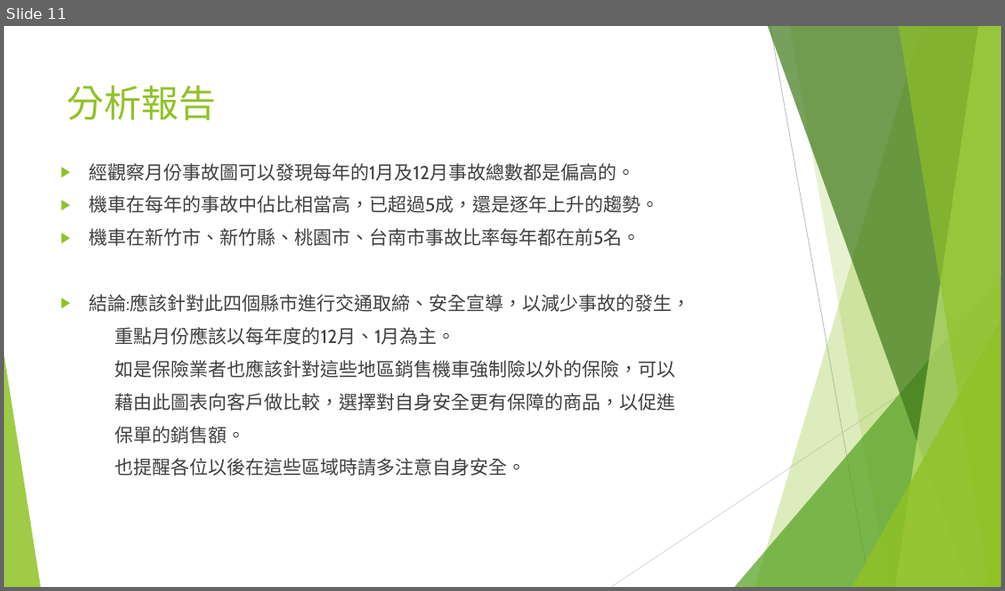
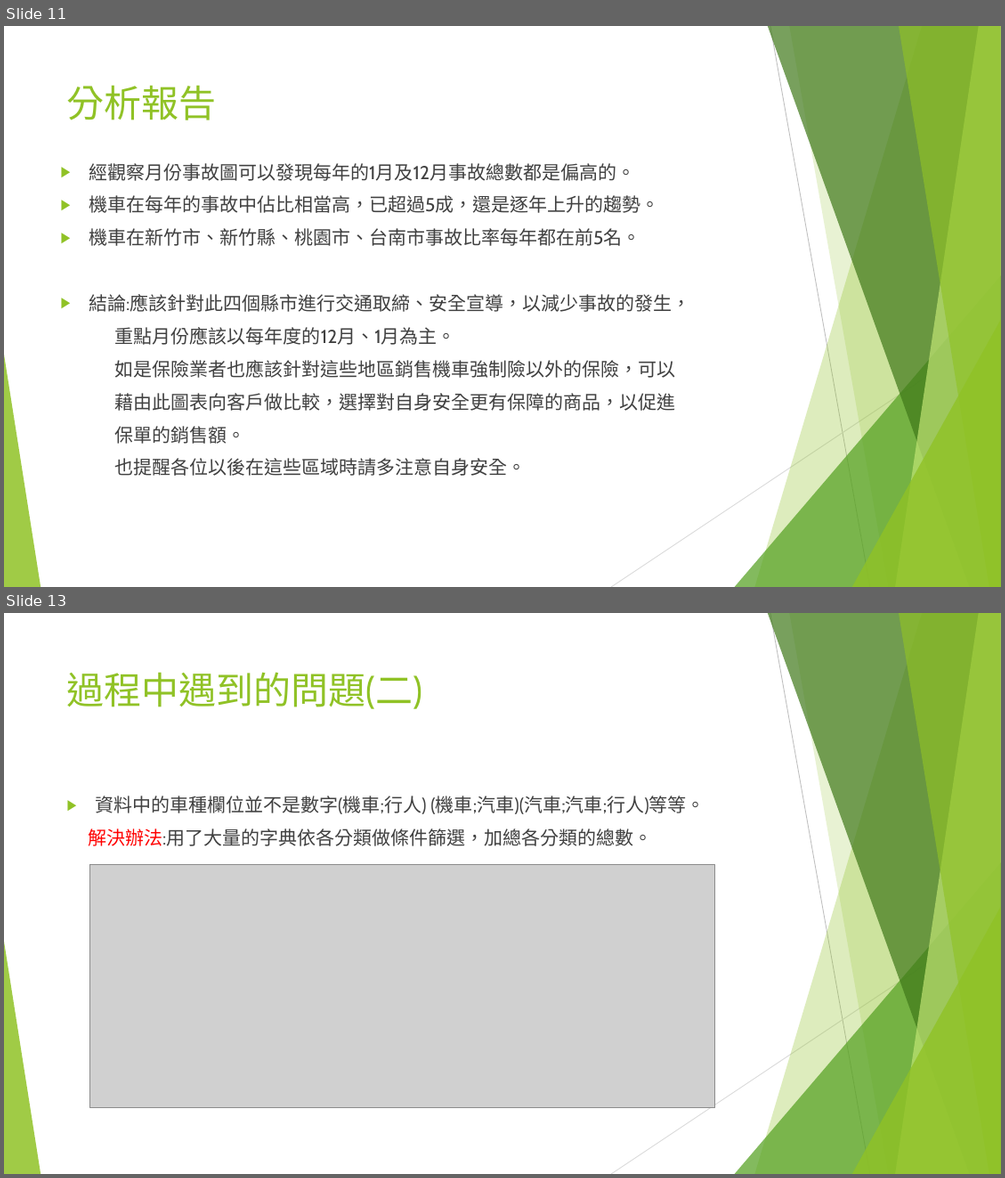
Before and after one commit to ooxx2500/python-sql-for-test, a slide deck: python/專題報告/專題報告-台灣交通事故.pptx. Shown one above the other, each under a label of ours: slide 11 before the commit, slides 11 and 13 after it; the slides between them are not shown. The pictures are 1005x591 and 1005x1178 pixels, drawn with LibreOffice and Linux fonts; fonts in the diff are those of the drawing; grey boxes stand for pictures. Boxes give left, top, right and bottom in pixels: in the first picture for what was removed or moved away, otherwise in the second. Text is boxed around its words. In the diff, an @@ line names an element or a change of style, - is before the commit and + after.

```diff
--- a/python/專題報告/專題報告-台灣交通事故.pptx
+++ b/python/專題報告/專題報告-台灣交通事故.pptx
@@ slide 13 added at bbox=[4, 613, 1001, 1174], background #FFFFFF; not listed: 10 template elements that a slide beside it also shows @@
@@ title added at bbox=[67, 672, 423, 709], 36 pt, text #90C226 @@
+過程中遇到的問題(二)
@@ text added at bbox=[88, 795, 705, 846], 18 pt, text #404040 @@
+▶ 資料中的車種欄位並不是數字(機車;行人) (機車;汽車)(汽車;汽車;行人)等等。
+解決辦法:用了大量的字典依各分類做條件篩選，加總各分類的總數。
@@ picture added at bbox=[90, 864, 714, 1107] @@
```
Also in this commit, not shown: 2 other slides added.
